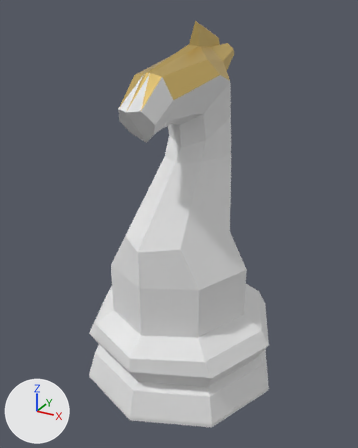
The glTF model app/src/main/assets/models/gercek5_n_w.glb as it was, and as the next commit left it.
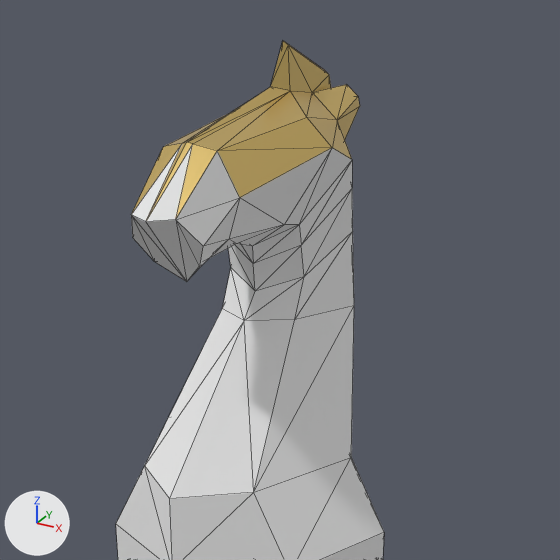
Old and new are each drawn whole from a 50 mm lens placed at (0.55, -1.013, 0.93), pointed at (-0.001, -0.011, 0.429) and again close up on the part from 15% to 94% of the width and 0% to 63% of the height. Every picture has the same lights, and +X, +Y and +Z are marked at lower left. The last two pictures show the newer version. The close-ups show mesh edges as thin lines. Vertices at exactly the same position are counted once.

Before the edit, the objects in view are built like this:
```python
me_chesspiece_knight_000_cylinder_006_mesh = bpy.data.meshes.new('chesspiece_knight.000_Cylinder.006-Mesh')
me_chesspiece_knight_000_cylinder_006_mesh.from_pydata(...)  # 169 vertices, 332 faces; spans x -0.262..0.262, y -0.262..0.262, z 0.0..0.9
# faces by material slot: [263, 69]
me_chesspiece_knight_000_cylinder_006_mesh.materials.append(mat_white_piece)  # white #e7e7e7
me_chesspiece_knight_000_cylinder_006_mesh.materials.append(mat_tepe_altin)  # yellow #ebcb7c
ob_n_w = bpy.data.objects.new('n_w', me_chesspiece_knight_000_cylinder_006_mesh)
ob_n_w.location = (0.0, 0.0, 0.0)
```
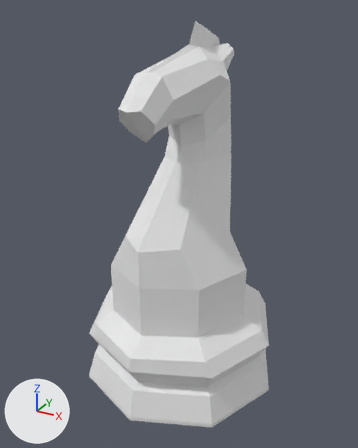
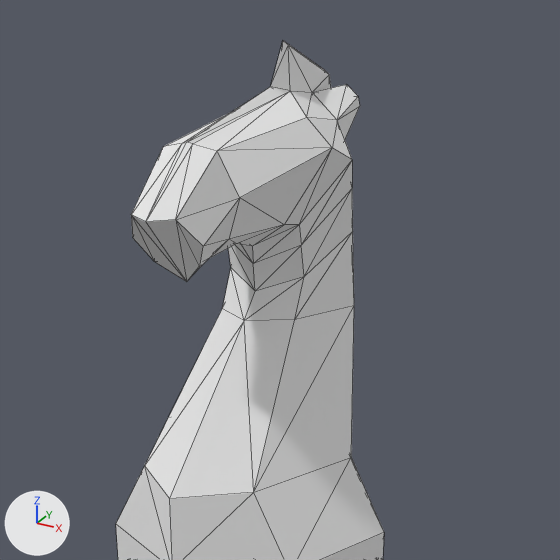
Changed parts and their boxes [x1, y1, x2, y2] in the close-ups (560 x 560 px):
part 1 of me_chesspiece_knight_000_cylinder_006_mesh, recoloured (yellow to white)
    both: [132, 41, 360, 219]

The edits, one by one:
me_chesspiece_knight_000_cylinder_006_mesh has 169 vertices, 332 faces and spans x -0.262..0.262, y -0.262..0.262, z 0.0..0.9.
me_chesspiece_knight_000_cylinder_006_mesh is used by ob_n_w; location (0.0, 0.0, 0.0).
me_chesspiece_knight_000_cylinder_006_mesh part 1: all 69 faces that had it switch from mat_tepe_altin (yellow #ebcb7c) to mat_white_piece (white #e7e7e7).
